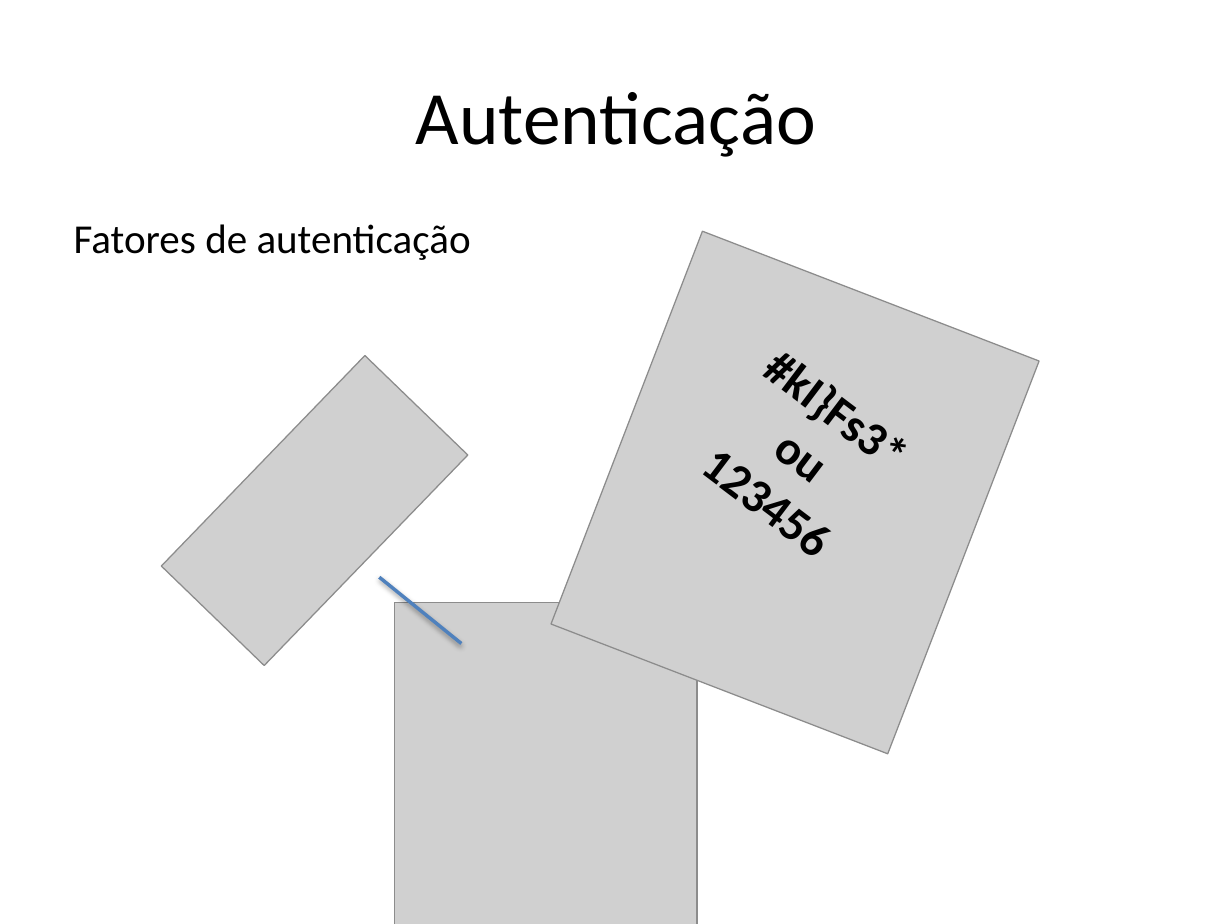
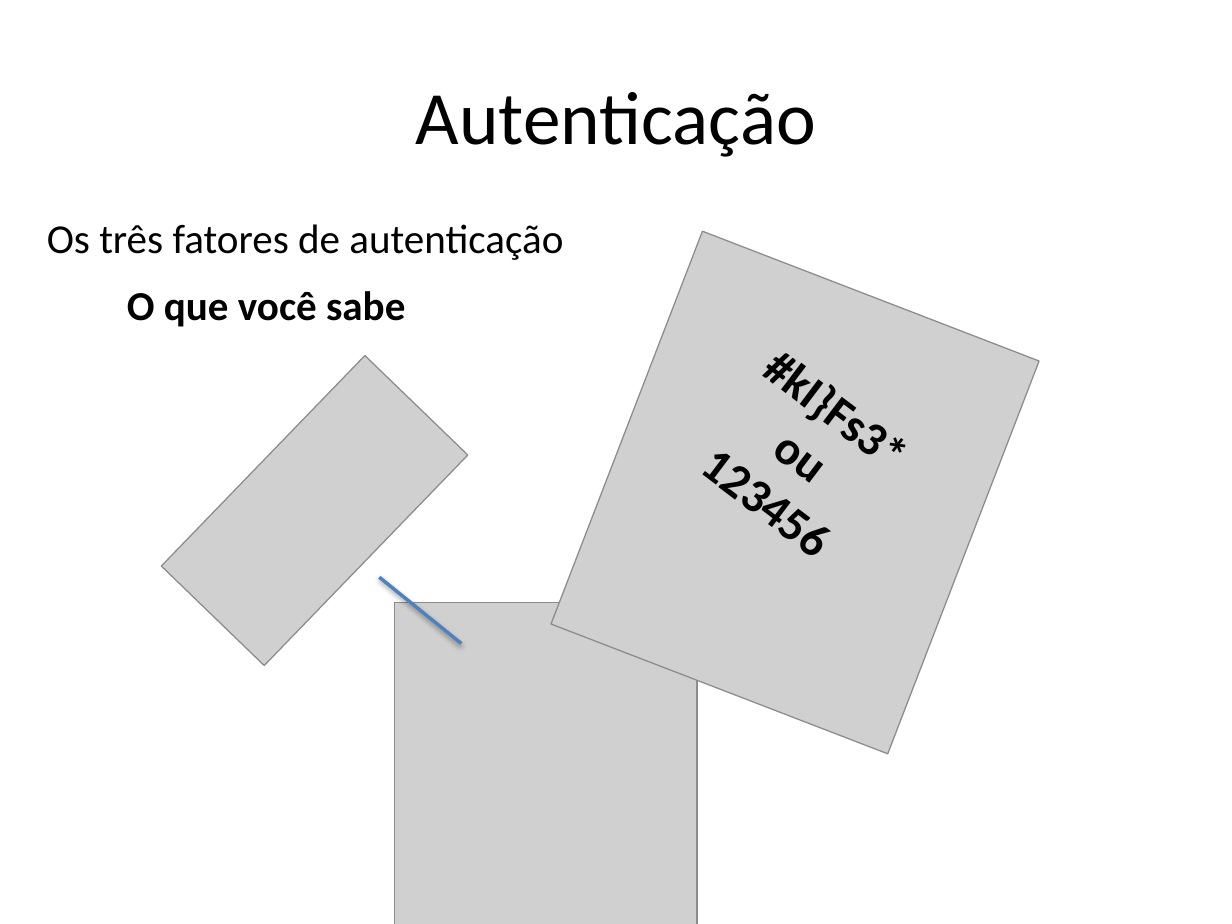
Before and after one commit to tiagofrepereira2012/masters_thesis, a slide deck: slide 6 of qualification/presentation/Presentation.pptx. Drawn at 1232x924 pixels with LibreOffice and Linux fonts; fonts in the diff are those of the drawing; grey boxes stand for pictures. Boxes give left, top, right and bottom in pixels: in the first picture for what was removed or moved away, otherwise in the second. Text is boxed around its words. In the diff, an @@ line names an element or a change of style, - is before the commit and + after.

```diff
--- a/qualification/presentation/Presentation.pptx
+++ b/qualification/presentation/Presentation.pptx
@@ text at (x1=47, y1=224, x2=563, y2=260): text changed @@
-Fatores de autenticação
+Os três fatores de autenticação
@@ text added at (x1=127, y1=291, x2=405, y2=327), 24 pt, text #000000, bold @@
+O que você sabe
```
Also in this commit, not shown: 9 other slides changed, 7 slides added, 2 slides removed.
